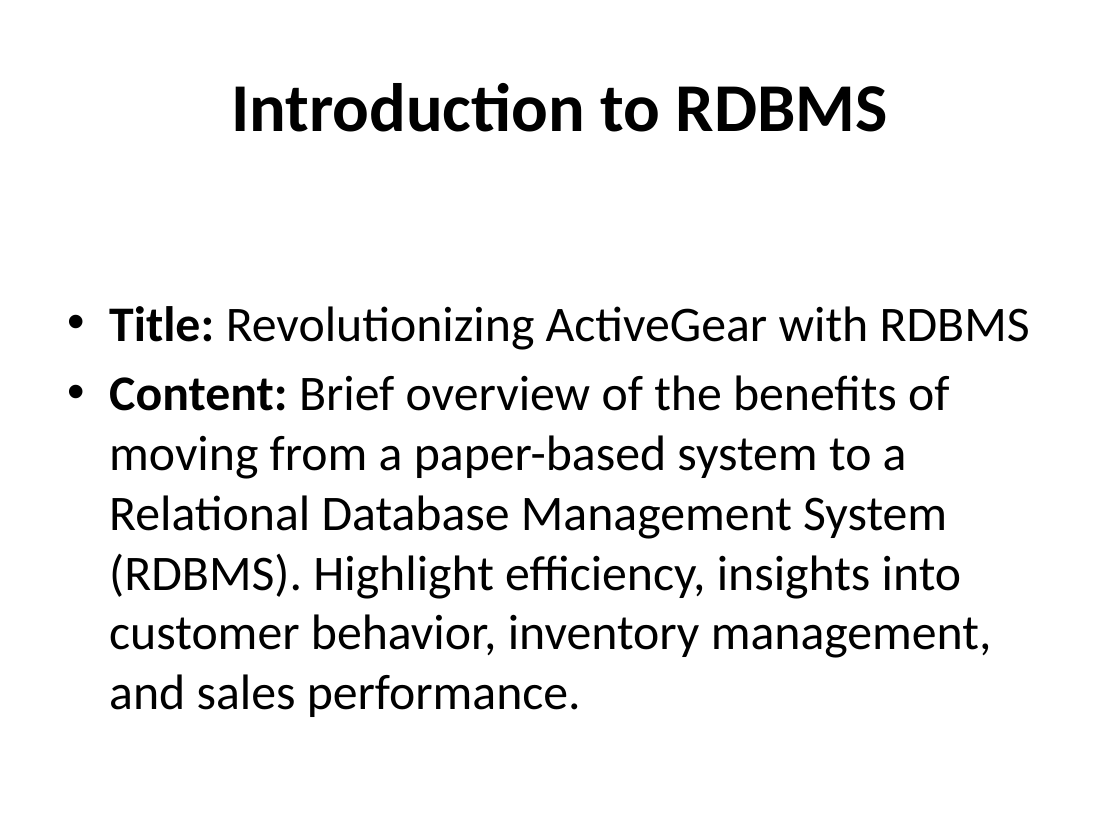
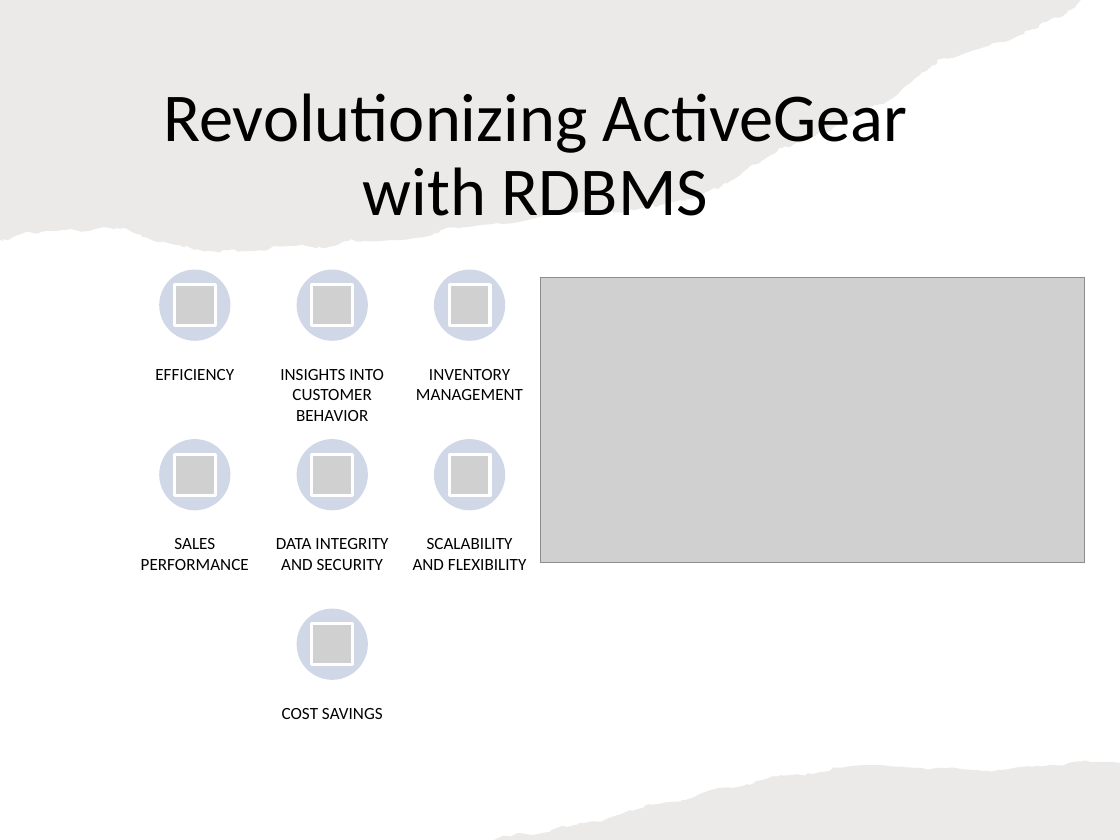
Before and after one commit to RyanJTalbot/MSDS, a slide deck: slide 2 of Core/Databases for Data Scientists Specialization/Relational Database Design /Week 5/ActiveGear_Presentation.pptx. Drawn at 1120x840 pixels with LibreOffice and Linux fonts; fonts in the diff are those of the drawing; grey boxes stand for pictures. Boxes give left, top, right and bottom in pixels: in the first picture for what was removed or moved away, otherwise in the second. Text is boxed around its words. In the diff, an @@ line names an element or a change of style, - is before the commit and + after.

Commit message:
Update database ppt

```diff
--- a/Core/Databases for Data Scientists Specialization/Relational Database Design /Week 5/ActiveGear_Presentation.pptx
+++ b/Core/Databases for Data Scientists Specialization/Relational Database Design /Week 5/ActiveGear_Presentation.pptx
@@ freeform shape added at box(0, 0, 1081, 252), fill #82766A at 15% opacity @@
@@ title at box(163, 93, 908, 216): text changed; bold off @@
-Introduction to RDBMS
+Revolutionizing ActiveGear with RDBMS
@@ picture added at box(541, 278, 1085, 562) @@
@@ text removed at box(109, 306, 1030, 717) @@
-• Title: Revolutionizing ActiveGear with RDBMS
-• Content: Brief overview of the benefits of moving from a paper-based system to a Relational Database Management System (RDBMS). Highlight efficiency, insights into customer behavior, inventory management, and sales performance.
@@ group added at box(141, 270, 527, 719): 7 ellipses, 7 pictures, 7 texts @@
+EFFICIENCY
+INSIGHTS INTO CUSTOMER BEHAVIOR
+INVENTORY MANAGEMENT
+SALES PERFORMANCE
+DATA INTEGRITY AND SECURITY
+SCALABILITY AND FLEXIBILITY
+COST SAVINGS
@@ freeform shape added at box(494, 760, 1120, 840), fill #82766A at 15% opacity @@
```
Also in this commit, not shown: 3 other slides changed, 2 slides added, 6 slides removed, 4 other files.
